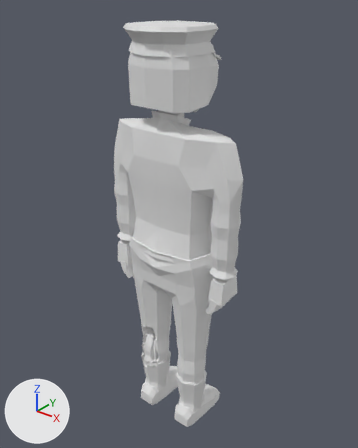
The glTF model assets/models/zombie_cop_f_b8.glb as it was, and as the next commit left it.
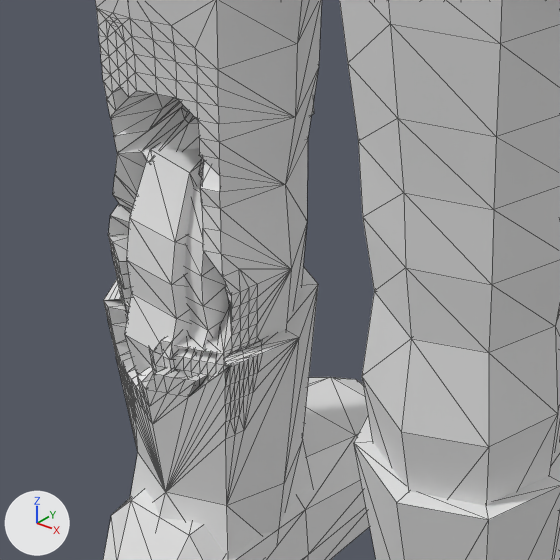
There are two pictures of each version: one whole from a 50 mm camera at (1.293, -1.575, 2.073) aimed at (-0.015, 0.06, 1.06), one close up on the part from 35% to 57% of the width and 70% to 87% of the height. Lighting does not change. The marker at lower left points along +X, +Y and +Z. The first two pictures are the older version. The close-ups show mesh edges as thin lines. Vertices at exactly the same position are counted once.

The first close-up shows 'zombie_cop_f_b8'.
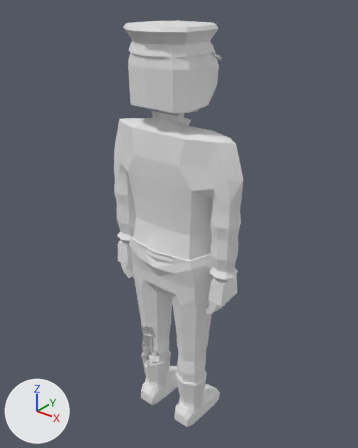
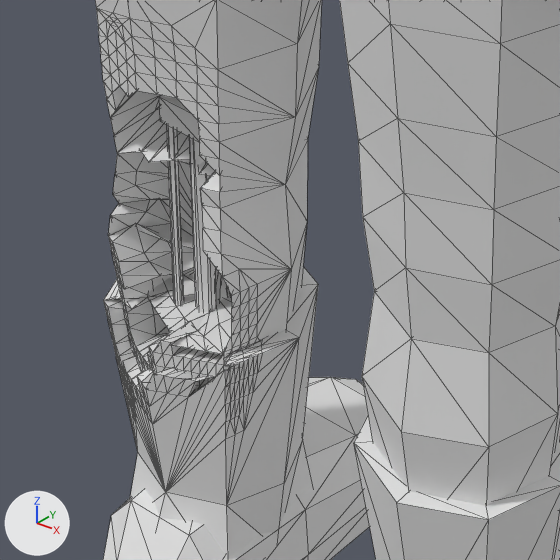
The change, as JSON lines over the scene's bpy script:
```json
{"block": "me_zombie_cop_f_b8", "where": "# used by ob_zombie_cop_f_b8; location = (0.0, 0.0, 0.0)"}
{"op": "remove", "block": "me_zombie_cop_f_b8", "code": "me_zombie_cop_f_b8.from_pydata(...)  # 2057 vertices, 3967 faces; spans x -0.35..0.35, y -0.19..0.22, z 0.0..1.94"}
{"op": "add", "block": "me_zombie_cop_f_b8", "code": "me_zombie_cop_f_b8.from_pydata(...)  # 2041 vertices, 3923 faces; spans x -0.35..0.35, y -0.19..0.22, z 0.0..1.94"}
{"block": "me_zombie_cop_f_b8", "change": "me_zombie_cop_f_b8 part 1: a new loose piece, a box spanning x -0.138..-0.1, y -0.036..-0.005, z 0.441..0.463"}
{"block": "me_zombie_cop_f_b8", "change": "me_zombie_cop_f_b8 part 2: 199 vertices moved from x -0.16..-0.07, y -0.06..0.1, z 0.19..0.5 to x -0.18..-0.06, y -0.05..0.05, z 0.1..0.53; 75 vertices removed from x -0.15..-0.09, y -0.07..0.1, z 0.22..0.46; 43 vertices added at x -0.17..-0.06, y -0.05..0.07, z 0.1..0.5"}
{"block": "me_zombie_cop_f_b8", "change": "other edits to the shape of me_zombie_cop_f_b8 do not show in these pictures"}
```

Where the change shows, as pixel boxes [x1, y1, x2, y2] in the close-ups (560 x 560 px; the box of a moved part takes in the faces that stretch with it):
```json
{"part": 1, "of": "me_zombie_cop_f_b8", "change": "added", "after": [159, 95, 199, 142]}
{"part": 2, "of": "me_zombie_cop_f_b8", "change": "moved or reshaped", "before": [103, 99, 314, 396], "after": [103, 95, 232, 396]}
```
